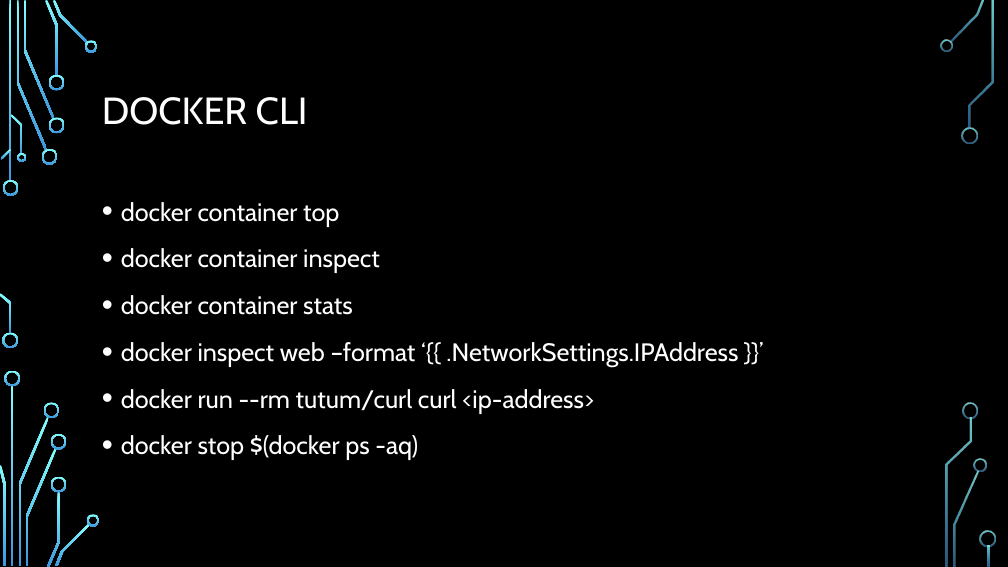
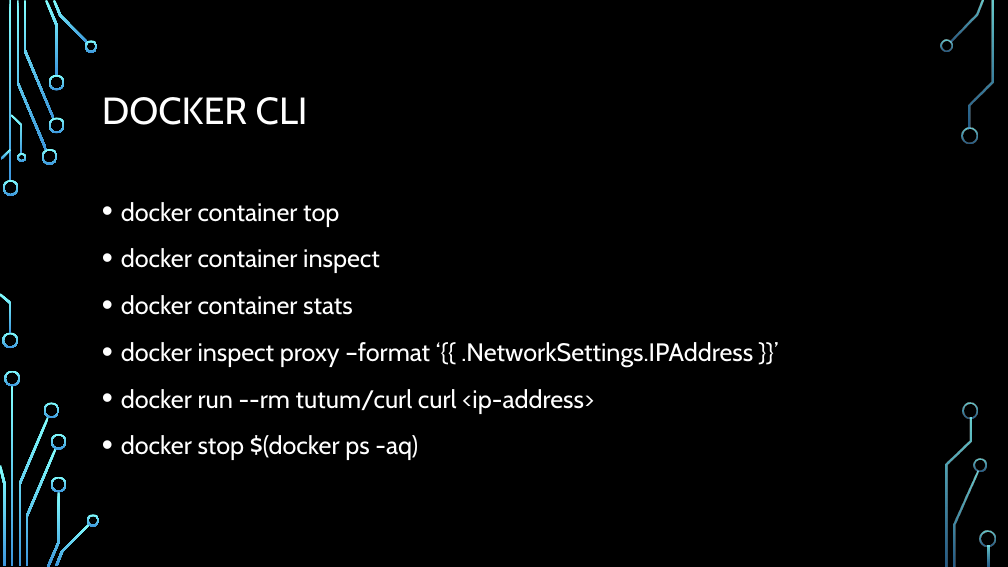
Before and after one commit to ksalihcavusoglu/nurddockertraining, a slide deck: slide 14 of DOCKER 101.pptx (slide 15 before the commit). Drawn at 1008x567 pixels with LibreOffice and Linux fonts; fonts in the diff are those of the drawing; background and template pictures are left out. Boxes give left, top, right and bottom in pixels: in the first picture for what was removed or moved away, otherwise in the second. Text is boxed around its words. In the diff, an @@ line names an element or a change of style, - is before the commit and + after.

```diff
--- a/DOCKER 101.pptx
+++ b/DOCKER 101.pptx
@@ text at (121, 342, 753, 367): text changed @@
-• docker inspect web –format ‘{{ .NetworkSettings.IPAddress }}’
+• docker inspect proxy –format ‘{{ .NetworkSettings.IPAddress }}’
```
Also in this commit, not shown: 13 other slides changed, 6 slides added, 4 slides removed, 30 other files.
